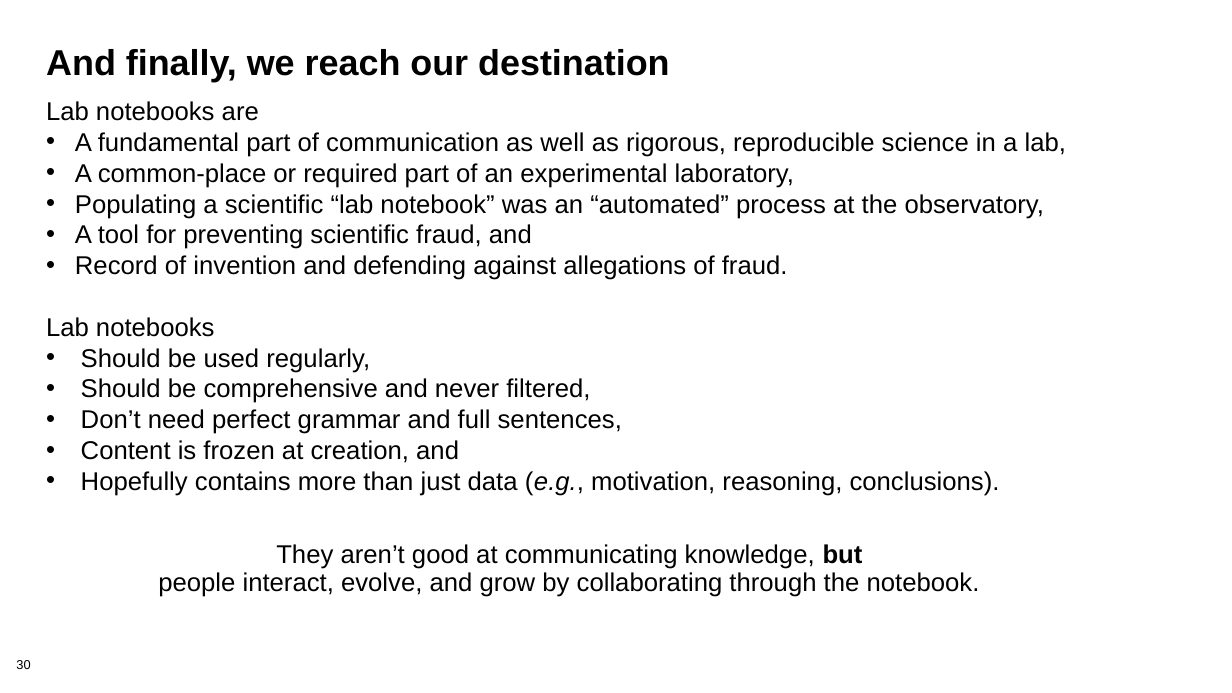
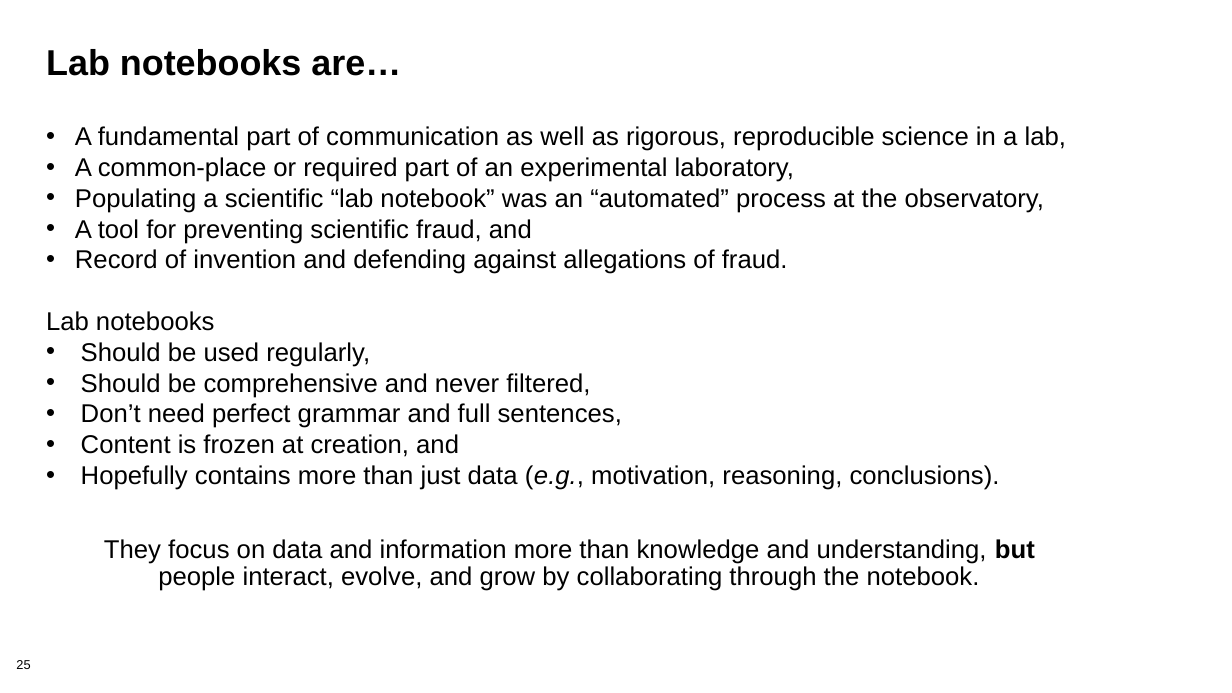
Before and after one commit to bssw-tutorial/presentations, a slide deck: slide 25 of repro-notebooks.pptx (slide 30 before the commit). Drawn at 1232x693 pixels with LibreOffice and Linux fonts; fonts in the diff are those of the drawing. Boxes give left, top, right and bottom in pixels: in the first picture for what was removed or moved away, otherwise in the second. Text is boxed around its words. In the diff, an @@ line names an element or a change of style, - is before the commit and + after.

Commit message:
Refinements to repro-notebooks presentation

```diff
--- a/repro-notebooks.pptx
+++ b/repro-notebooks.pptx
@@ title at bbox=[46, 49, 401, 76]: text changed @@
-And finally, we reach our destination
+Lab notebooks are…
@@ text "A fundamental part of communication ...": place and size @@
-text "A fundamental part of communication ..." at bbox=[46, 101, 1066, 597]
+text "A fundamental part of communication ..." at bbox=[46, 126, 1066, 591]
@@ text at bbox=[46, 101, 259, 121]: paragraph removed @@
-Lab notebooks are
@@ text at bbox=[104, 539, 1035, 564]: text changed @@
-They aren’t good at communicating knowledge, but
+They focus on data and information more than knowledge and understanding, but
@@ page number at bbox=[16, 660, 30, 669]: text changed @@
-30
+25
```
Also in this commit, not shown: 14 other slides changed, 5 slides removed.
